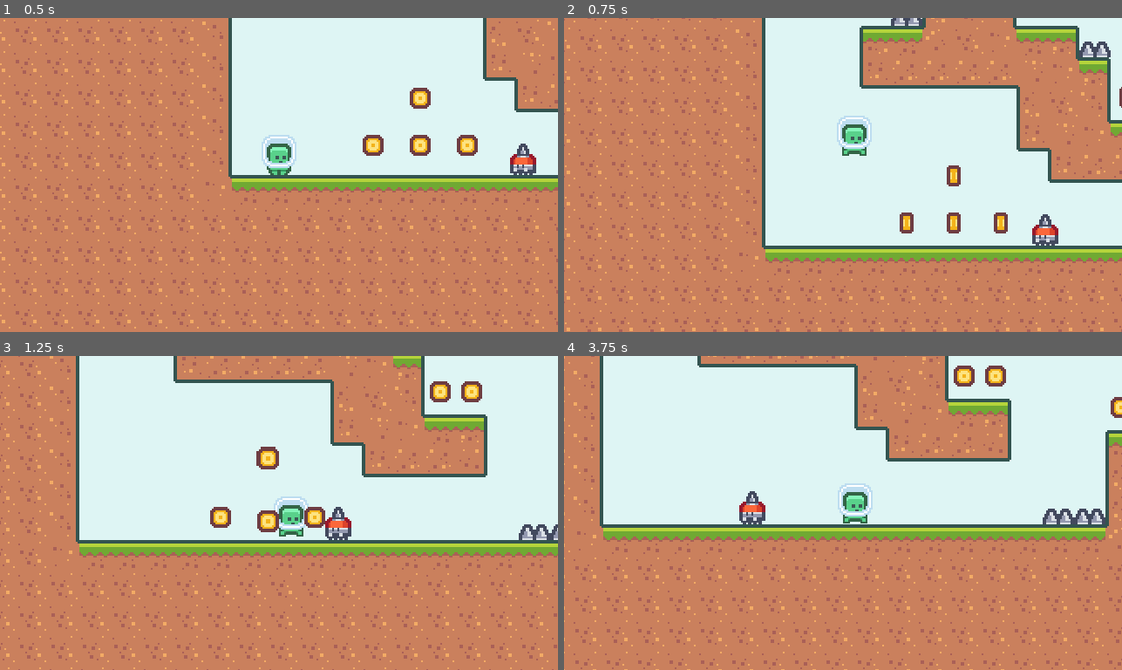
Above: before the commit, frames 1-4 (two rows, left to right).
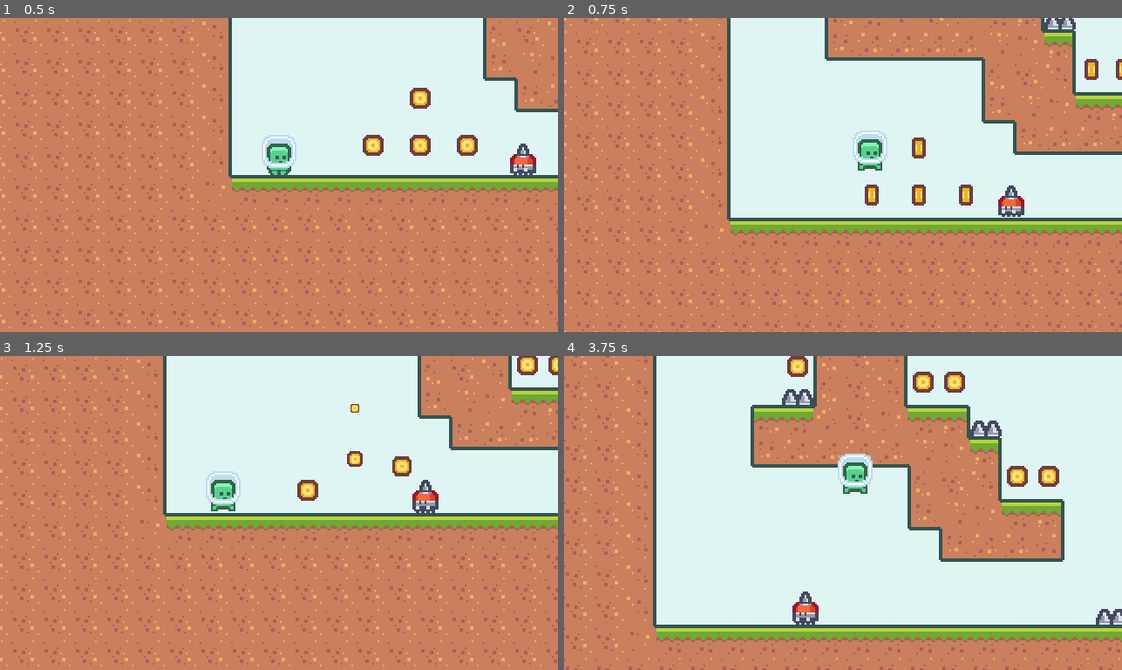
Above: after the commit, the same moments.

Repository: jackwkinsey/2d-platformer
Game: Godot game, scene res://scenes/Main.tscn
Same seed, same stepped clock (60 frames per second), same inputs: the game is played once before the commit and once after it.
Inputs:
- Up to frame 1 (0.5 s): no input
- Up to frame 2 (0.75 s): hold D (move_right) from 0.53 s (still down); hold Space (jump) from 0.53 s (still down); tap X (dash) at 0.6 s
- Up to frame 3 (1.25 s): keep holding D (move_right); keep holding Space (jump)
- Up to frame 4 (3.75 s): release Space (jump) at 1.28 s; tap Space (jump) at 1.35, 1.52, 1.82, 3.02, 3.32 s; tap X (dash) at 1.55, 2.1, 2.85 s; release D (move_right) at 2.03 s; hold A (move_left) 2.03-2.78 s; hold Space (jump) 2.03-2.78 s; hold D (move_right) from 2.78 s (still down); hold Space (jump) from 3.53 s (still down)

Frame 1 is identical in both runs. In frame 2, 32% of the frame differs, in the area x 0-100%, y 0-100%; in frame 3, 44%; in frame 4, 57%.

Commit message:
feat: add dashing ability & logic

Diff:
--- a/scripts/Player.gd
+++ b/scripts/Player.gd
@@ -2,14 +2,20 @@
 
 signal died
 
+enum State { NORMAL, DASHING }
+
 var gravity := 1000
 var velocity := Vector2.ZERO
 var max_horizontal_speed := 140
+var max_dash_speed := 500
+var min_dash_speed := 200
 var horizontal_acceleration = 2000
 var jump_speed := -360
 var jump_termination_multiplier := 4
 var air_time := 0.0
 var has_double_jump := false
+var current_state = State.NORMAL
+var is_state_new = true
 
 func _ready():
 	var err = $HazardArea.connect("area_entered", self, "on_hazard_area_entered")
@@ -17,6 +23,18 @@
 		print("Error occurred: " + str(err))
 
 func _process(delta):
+	match current_state:
+		State.NORMAL:
+			_process_normal(delta)
+		State.DASHING:
+			_process_dash(delta)
+	is_state_new = false
+
+func _change_state(new_state):
+	current_state = new_state
+	is_state_new = true
+
+func _process_normal(delta):
 	var move_vector = _get_move_vector()
 	velocity.x += move_vector.x * horizontal_acceleration * delta
 	if (move_vector.x == 0):
@@ -45,7 +63,21 @@
 	if (was_on_floor && !is_on_floor() && !jump_pressed):
 		$CoyoteTimer.start()
 
+	if Input.is_action_just_pressed("dash"):
+		call_deferred("_change_state", State.DASHING)
+
 	_update_animation()
+
+func _process_dash(delta):
+	if is_state_new:
+		$AnimatedSprite.play("jump")
+		var direction = 1 if $AnimatedSprite.flip_h else -1
+		velocity = Vector2(max_dash_speed * direction, 0)
+	velocity = move_and_slide(velocity, Vector2.UP)
+	velocity.x = lerp(0, velocity.x, pow(2, -8 * delta))
+
+	if abs(velocity.x) <= min_dash_speed:
+		call_deferred("_change_state", State.NORMAL)
 
 func _get_move_vector():
 	var move_vector = Vector2.ZERO
